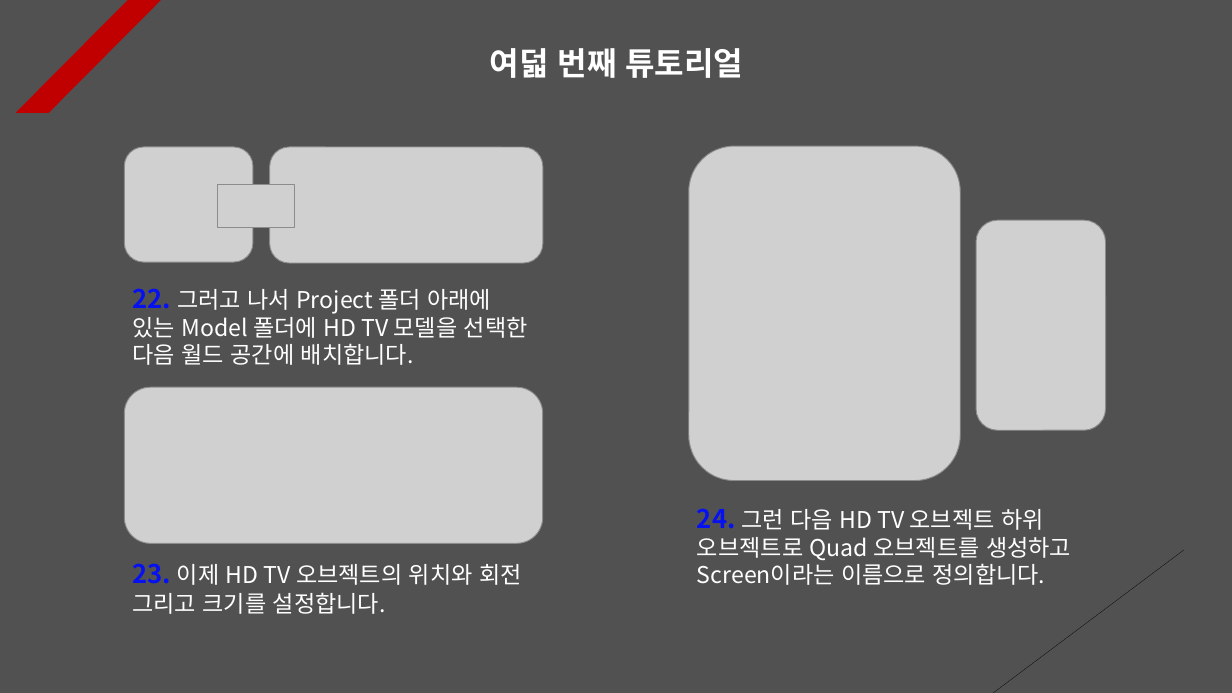
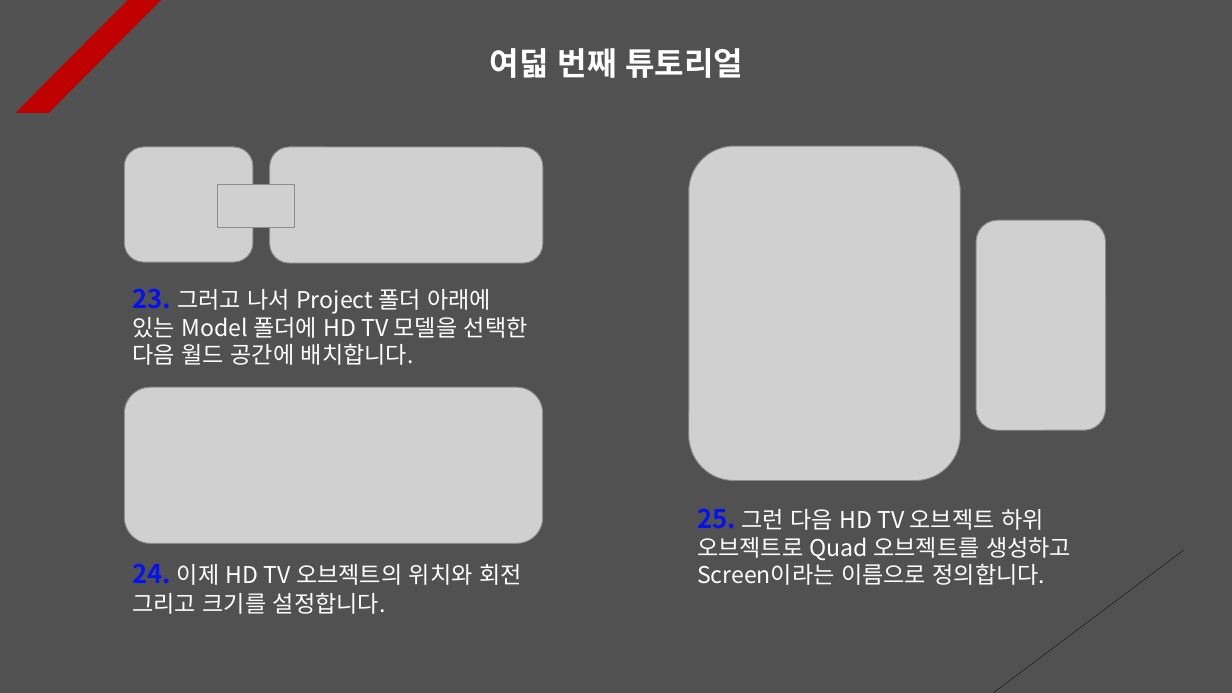
Before and after one commit to Unity2033/3D-UnityEngine, a slide deck: slide 8 of Assets/Class/Mouse Function/PPT Data/Mouse Example.pptx. Drawn at 1232x693 pixels with LibreOffice and Linux fonts; fonts in the diff are those of the drawing; grey boxes stand for pictures. Boxes give left, top, right and bottom in pixels: in the first picture for what was removed or moved away, otherwise in the second. Text is boxed around its words. In the diff, an @@ line names an element or a change of style, - is before the commit and + after.

```diff
--- a/Assets/Class/Mouse Function/PPT Data/Mouse Example.pptx
+++ b/Assets/Class/Mouse Function/PPT Data/Mouse Example.pptx
@@ text at [133, 288, 528, 365]: text changed @@
-22. 그러고 나서 Project 폴더 아래에 있는 Model 폴더에 HD TV 모델을 선택한 다음 월드 공간에 배치합니다.
+23. 그러고 나서 Project 폴더 아래에 있는 Model 폴더에 HD TV 모델을 선택한 다음 월드 공간에 배치합니다.
@@ text at [697, 508, 1071, 585]: text changed @@
-24. 그런 다음 HD TV 오브젝트 하위 오브젝트로 Quad 오브젝트를 생성하고 Screen이라는 이름으로 정의합니다.
+25. 그런 다음 HD TV 오브젝트 하위 오브젝트로 Quad 오브젝트를 생성하고 Screen이라는 이름으로 정의합니다.
@@ text at [132, 563, 522, 614]: text changed @@
-23. 이제 HD TV 오브젝트의 위치와 회전 그리고 크기를 설정합니다.
+24. 이제 HD TV 오브젝트의 위치와 회전 그리고 크기를 설정합니다.
```
Also in this commit, not shown: 7 other slides changed, 3 slides added, 22 other files.
